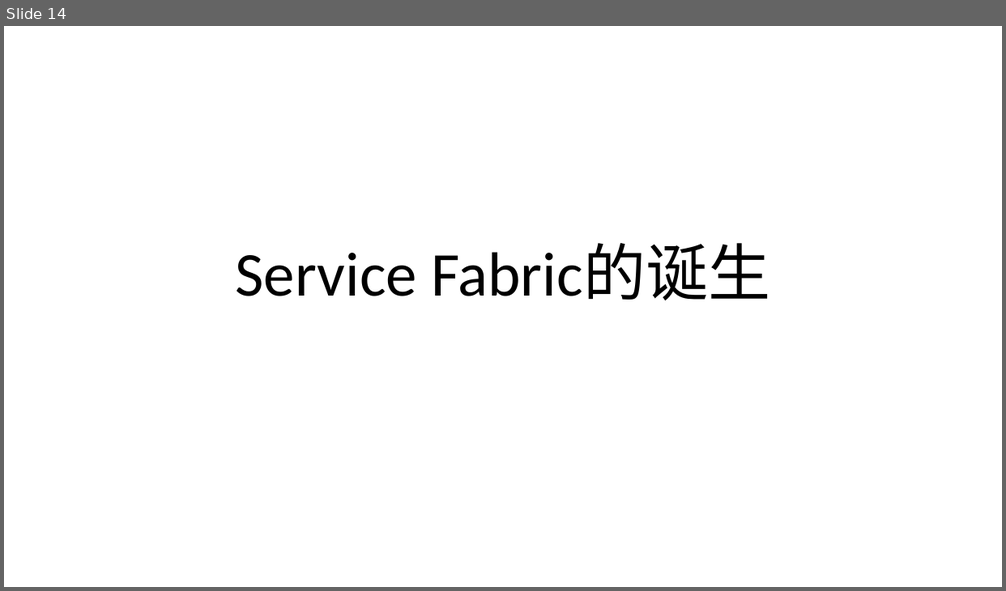
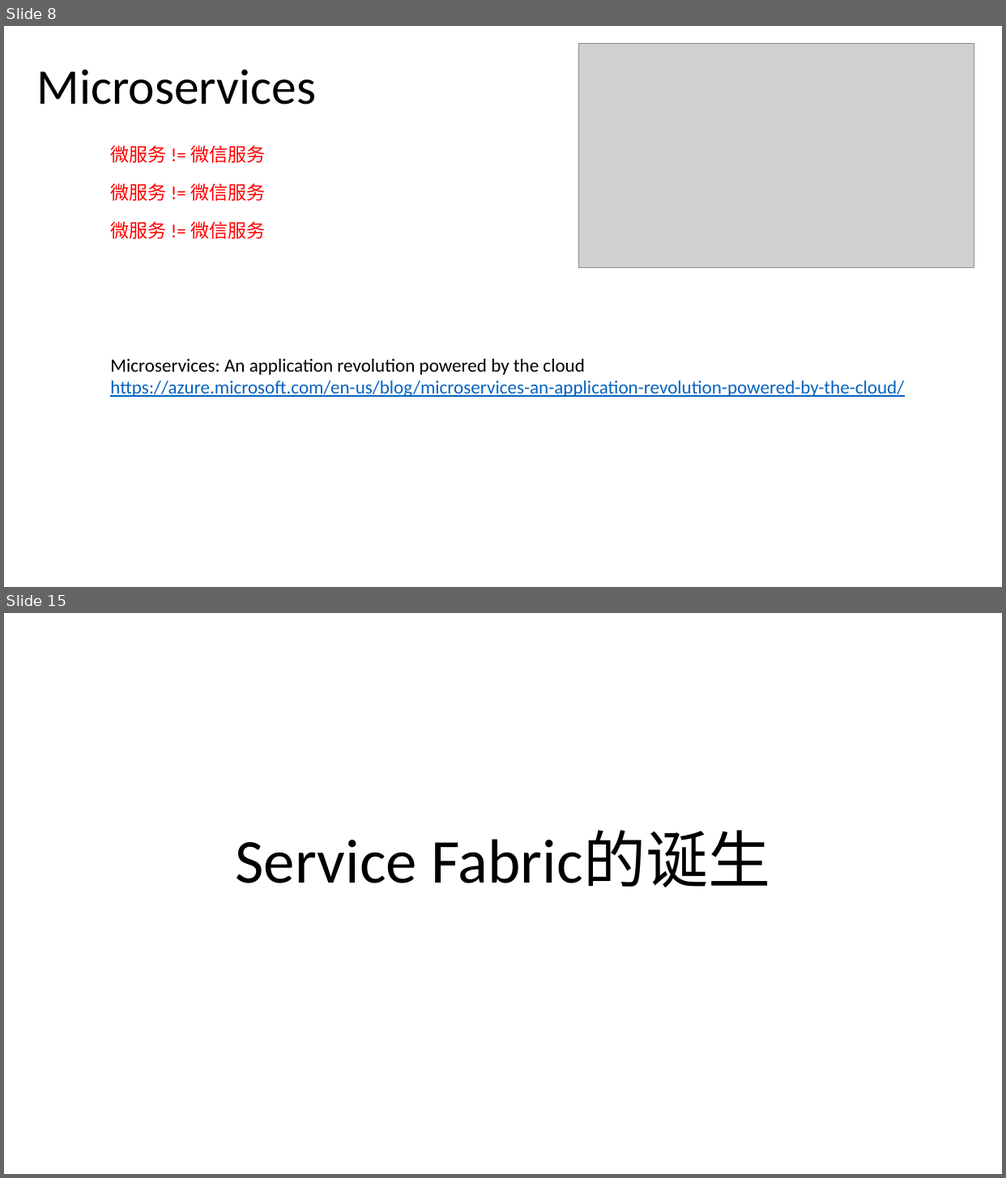
Before and after one commit to FredJiangFei/MyDocuments, a slide deck: 工作/Service Fabric/Service Fabric.pptx. Shown one above the other, each under a label of ours: slide 14 before the commit, slides 8 and 15 after it; the slides between them are not shown. The pictures are 1006x591 and 1006x1178 pixels, drawn with LibreOffice and Linux fonts; fonts in the diff are those of the drawing; grey boxes stand for pictures. Boxes give left, top, right and bottom in pixels: in the first picture for what was removed or moved away, otherwise in the second. Text is boxed around its words. In the diff, an @@ line names an element or a change of style, - is before the commit and + after.

```diff
--- a/工作/Service Fabric/Service Fabric.pptx
+++ b/工作/Service Fabric/Service Fabric.pptx
@@ slide 8 added at bbox=[4, 26, 1002, 587], background #FFFFFF @@
@@ picture added at bbox=[579, 44, 974, 268] @@
@@ title added at bbox=[37, 69, 317, 105], 48 pt, text #000000 @@
+Microservices
@@ text added at bbox=[110, 145, 265, 163], 18 pt, text #FF0000 @@
+微服务 != 微信服务
@@ text added at bbox=[110, 183, 265, 201], 18 pt, text #FF0000 @@
+微服务 != 微信服务
@@ text added at bbox=[110, 221, 265, 239], 18 pt, text #FF0000 @@
+微服务 != 微信服务
@@ text added at bbox=[110, 359, 904, 397], 18 pt, text #0563C1, underline @@
+Microservices: An application revolution powered by the cloud
+https://azure.microsoft.com/en-us/blog/microservices-an-application-revolution-powered-by-the-cloud/
@@ what was slide 14 is now slide 15 @@
```
Also in this commit, not shown: 6 slides changed, 6 other slides added, 6 slides removed.
